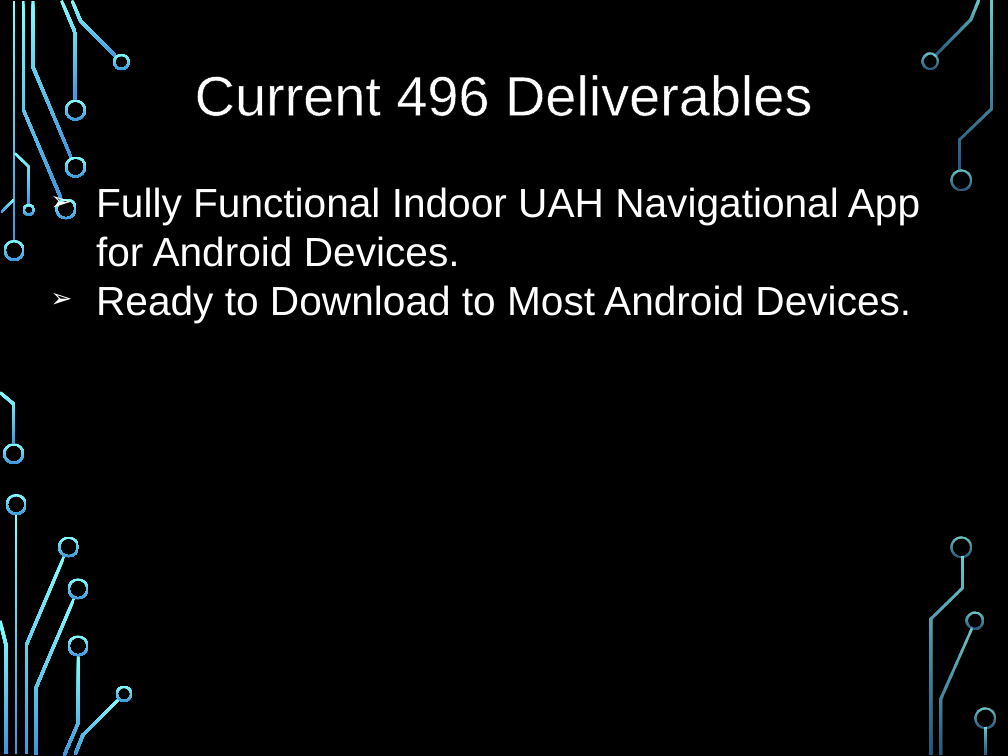
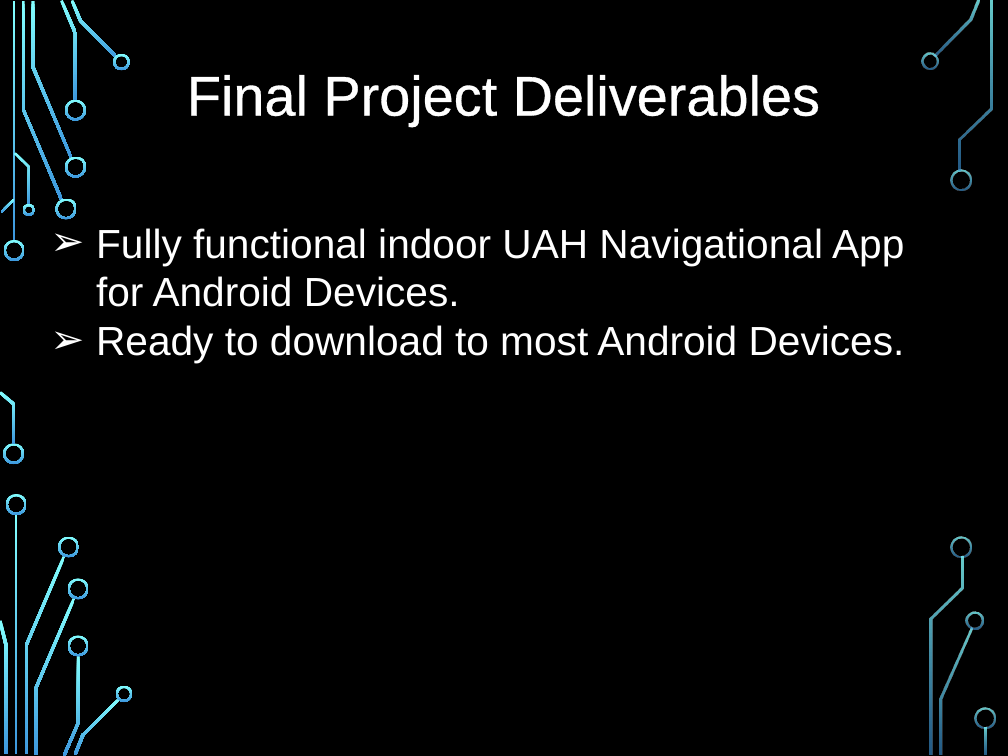
Before and after one commit to jaap15/UAH_APP, a slide deck: slide 20 of CPE495 Slides.pptx (slide 21 before the commit). Drawn at 1008x756 pixels with LibreOffice and Linux fonts; fonts in the diff are those of the drawing; background and template pictures are left out. Boxes give left, top, right and bottom in pixels: in the first picture for what was removed or moved away, otherwise in the second. Text is boxed around its words. In the diff, an @@ line names an element or a change of style, - is before the commit and + after.

```diff
--- a/CPE495 Slides.pptx
+++ b/CPE495 Slides.pptx
@@ text at [187, 75, 820, 125]: text changed @@
-Current 496 Deliverables
+Final Project Deliverables
@@ text at [96, 228, 905, 363]: text changed @@
-➢ Fully Functional Indoor UAH Navigational App for Android Devices.
-➢ Ready to Download to Most Android Devices.
+➢ Fully functional indoor UAH Navigational App for Android Devices.
+➢ Ready to download to most Android Devices.
```
Also in this commit, not shown: 17 other slides changed, 3 slides added, 4 slides removed.
